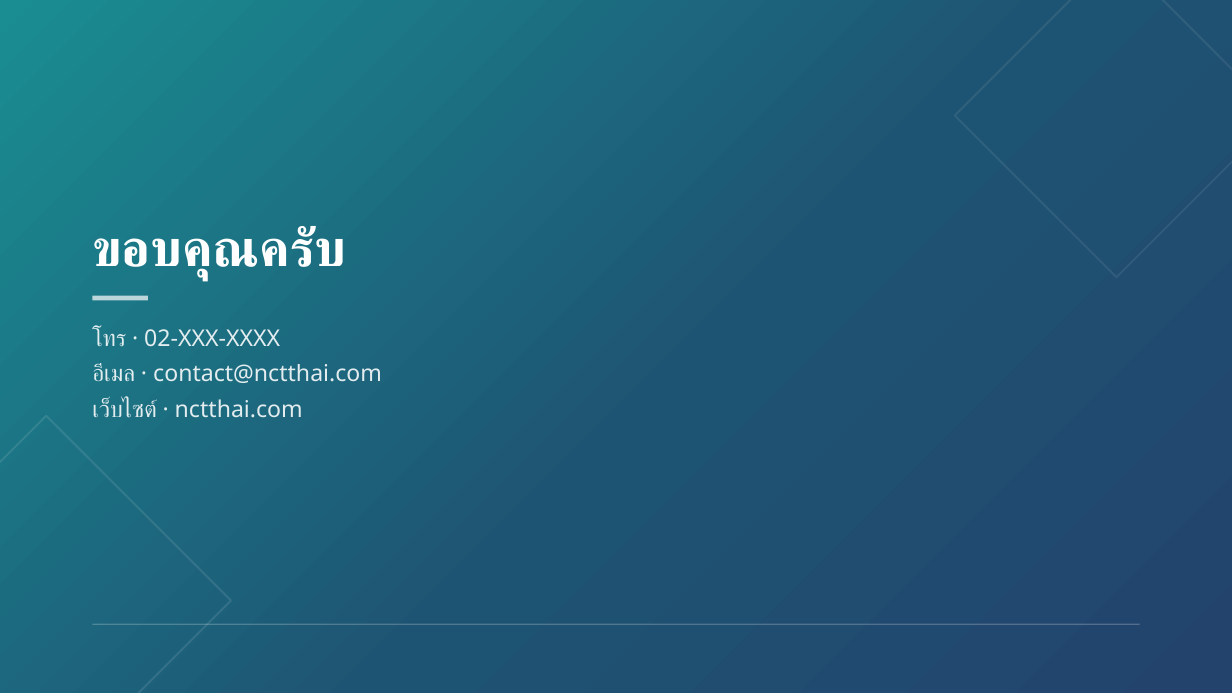
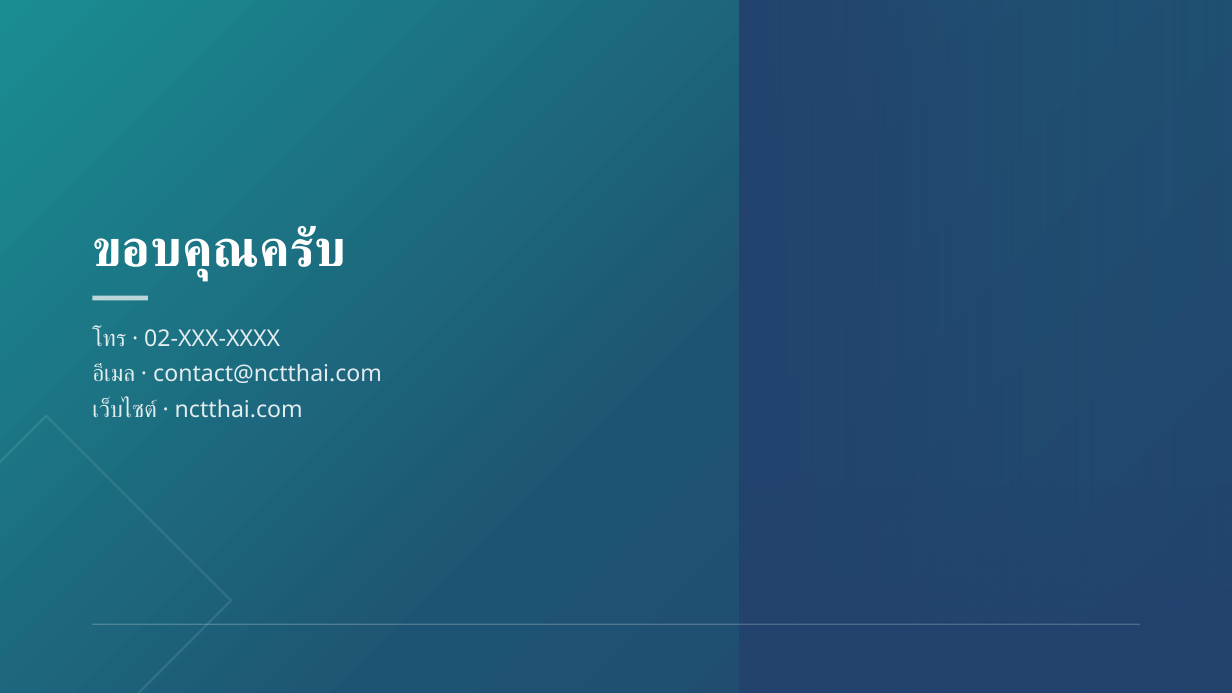
Before and after one commit to rofthanakrit-maker/nct-design-system, a slide deck: slide 16 of NCT-Slide-Template-Demo.pptx. Drawn at 1232x693 pixels with LibreOffice and Linux fonts; fonts in the diff are those of the drawing; background and template pictures are left out. Boxes give left, top, right and bottom in pixels: in the first picture for what was removed or moved away, otherwise in the second. Text is boxed around its words. In the diff, an @@ line names an element or a change of style, - is before the commit and + after.

```diff
--- a/NCT-Slide-Template-Demo.pptx
+++ b/NCT-Slide-Template-Demo.pptx
@@ rectangle added at (739,0,1232,693), fill gradient #23436D @@
@@ diamond removed at (955,0,1232,277) @@
@@ rectangle added at (739,485,1232,693), fill gradient #23436D @@
```
Also in this commit, not shown: 2 other slides changed, 21 other files.
